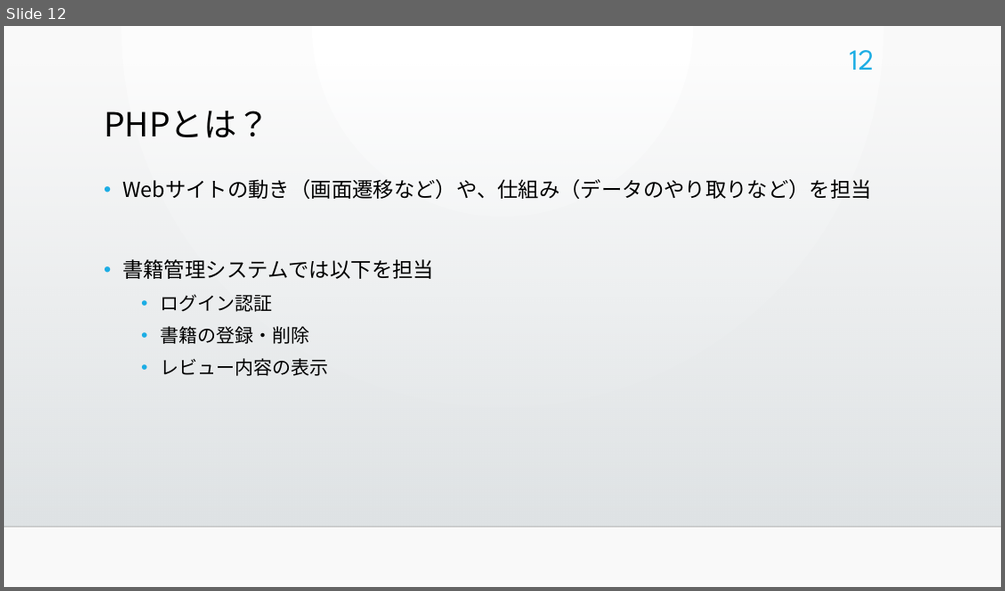
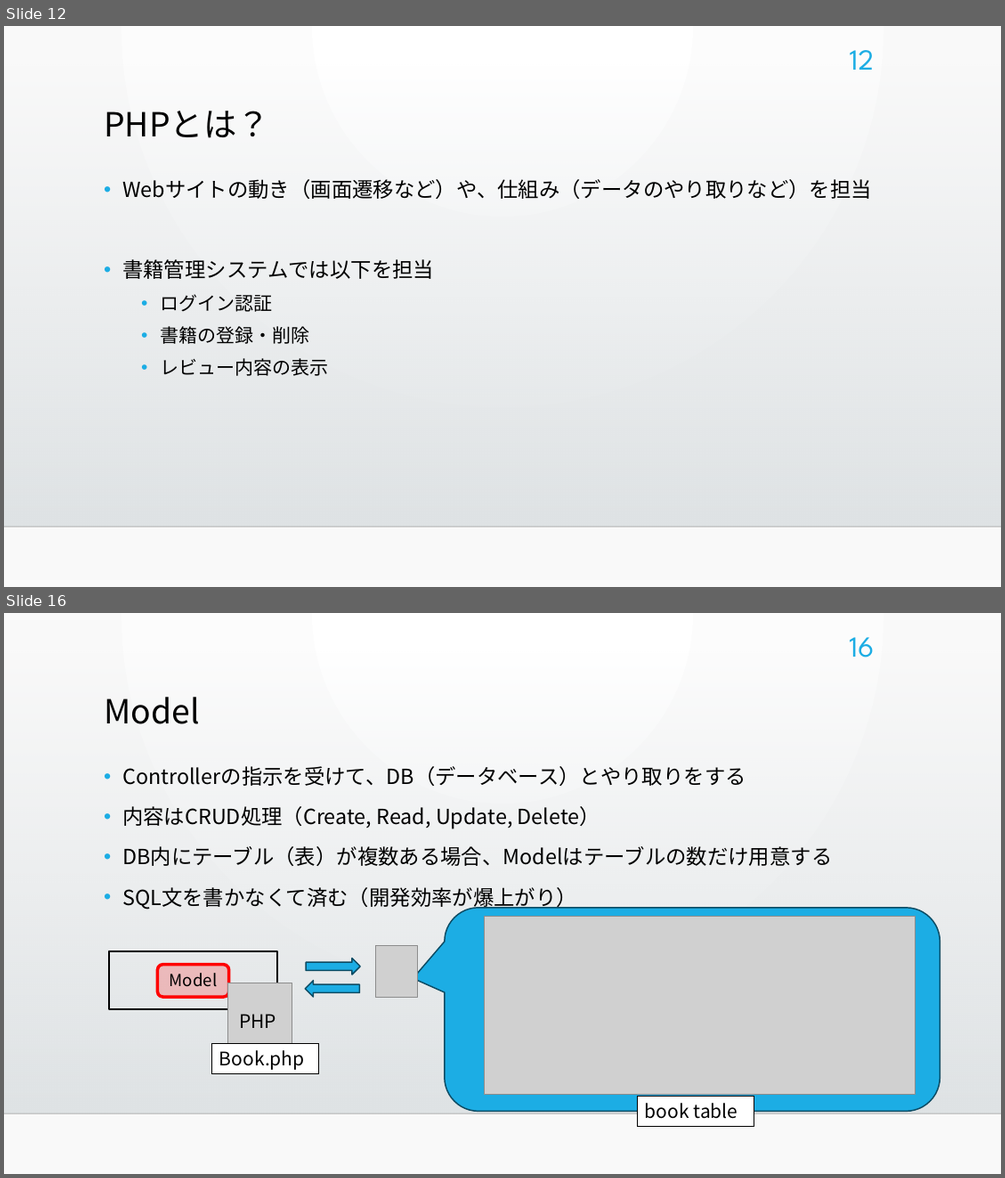
Before and after one commit to bicity2/ICT_GP, a slide deck: 00_参照ファイル/10_管理/書籍管理システム.pptx. Shown one above the other, each under a label of ours: slide 12 before the commit, slides 12 and 16 after it; the slides between them are not shown. The pictures are 1005x591 and 1005x1178 pixels, drawn with LibreOffice and Linux fonts; fonts in the diff are those of the drawing; grey boxes stand for pictures; background and template pictures are left out. Boxes give left, top, right and bottom in pixels: in the first picture for what was removed or moved away, otherwise in the second. Text is boxed around its words. In the diff, an @@ line names an element or a change of style, - is before the commit and + after.

```diff
--- a/00_参照ファイル/10_管理/書籍管理システム.pptx
+++ b/00_参照ファイル/10_管理/書籍管理システム.pptx
@@ slide 16 added at [4,613,1001,1174], background gradient #FFFFFF to #FAFAFA; not listed: 2 template elements that a slide beside it also shows @@
@@ page number added at [849,637,874,657], 28 pt, text #1CADE4 @@
+16
@@ title added at [104,697,199,724], 32 pt, text #000000 @@
+Model
@@ text added at [122,766,832,910], 20 pt, text #000000 @@
+• Controllerの指示を受けて、DB（データベース）とやり取りをする
+• 内容はCRUD処理（Create, Read, Update, Delete）
+• DB内にテーブル（表）が複数ある場合、Modelはテーブルの数だけ用意する
+• SQL文を書かなくて済む（開発効率が爆上がり）
@@ rounded speech box added at [445,908,940,1111], fill #1CADE4, outline #0C4C64 1.25 pt @@
@@ picture added at [484,916,915,1094] @@
@@ rectangle added at [109,951,278,1009], outline #000000 1.5 pt, 16 pt, text #000000 @@
+Model
@@ right arrow added at [306,957,361,974], fill #1CADE4, outline #0C4C64 1.25 pt @@
@@ picture added at [376,946,418,997] @@
@@ rounded rectangle added at [157,965,229,997], fill #FF0000 at 20% opacity, outline #FF0000 3 pt @@
@@ picture added at [227,983,291,1058] @@
@@ right arrow added at [306,981,360,997], fill #1CADE4, outline #0C4C64 1.25 pt @@
@@ text added at [239,1013,276,1028], 18 pt, text #000000 @@
+PHP
@@ rectangle added at [212,1043,318,1073], fill #FFFFFF, outline #000000 0.75 pt, 18 pt, text #000000 @@
+Book.php
@@ rectangle added at [638,1096,754,1126], fill #FFFFFF, outline #000000 0.75 pt, 18 pt, text #000000 @@
+book table
```
Also in this commit, not shown: 5 slides changed, 4 other slides added, 1 slide removed.
